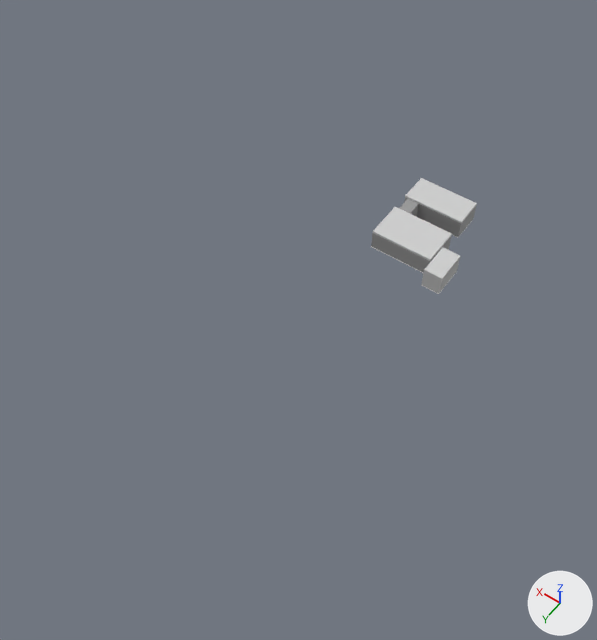
One commit to the Blender file Assets/Axtras/Models/Env/Level1.blend: the scene before it, then after it.
Before and after are seen from a camera (50 mm lens) standing at (-72.0, 163.0, 188.0) and looking at (19.0, 35.0, -12.0). Arrows for +X, +Y and +Z are at lower right; the lights stay in place.

The scene before the commit, as lines of its bpy script (objects in view):
```python
ob_l_000 = bpy.data.objects.new('L.000', me_plane_002)
ob_l_000.location = (0.0, 0.0, 0.0)
ob_l_001 = bpy.data.objects.new('L.001', me_plane_006)
ob_l_001.location = (0.0, 0.0, 0.0)
ob_l_002 = bpy.data.objects.new('L.002', me_plane_007)
ob_l_002.location = (0.0, 0.0, 0.0)
ob_l_003 = bpy.data.objects.new('L.003', me_plane_008)
ob_l_003.location = (0.0, 0.0, 0.0)
ob_l_004 = bpy.data.objects.new('L.004', me_plane_009)
ob_l_004.location = (0.0, 0.0, 0.0)
ob_l_005 = bpy.data.objects.new('L.005', me_plane_010)
ob_l_005.location = (0.0, 0.0, 0.0)
ob_l_011 = bpy.data.objects.new('L.011', me_plane_001)
ob_l_011.location = (0.0, 0.0, 0.0)
ob_l_013 = bpy.data.objects.new('L.013', me_plane_004)
ob_l_013.location = (0.0, 0.0, 0.0)
```
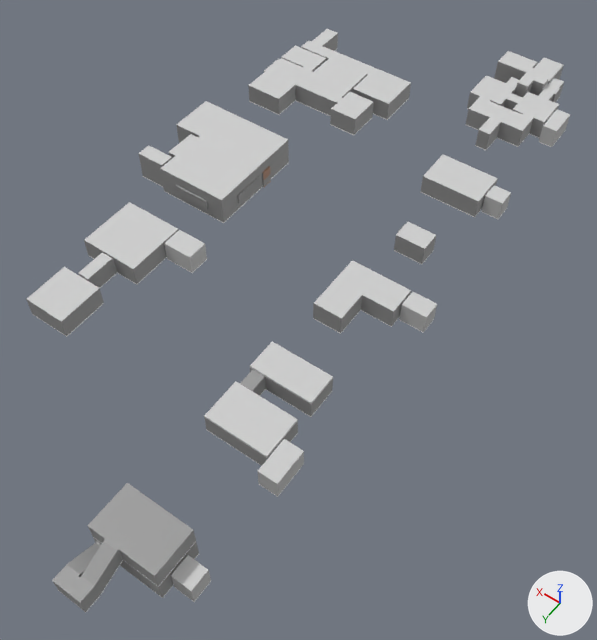
Pixel boxes [x1, y1, x2, y2] of what changed, in the pictures (597 x 640 px):
'L.003', moved
    before: [371, 178, 477, 294]
    after: [204, 341, 333, 497]
'L.011', shown
    after: [138, 101, 289, 223]
'L.005', shown
    after: [52, 483, 211, 612]
'L.012', shown
    after: [26, 202, 207, 337]
'L.013', shown
    after: [248, 29, 411, 135]
'L.004', shown
    after: [466, 51, 570, 150]
'L.001', shown
    after: [313, 260, 437, 334]
'L.002', shown
    after: [421, 154, 511, 219]
'L.000', shown
    after: [394, 222, 436, 264]

Patch to the scene script:
```diff
--- a/Assets/Axtras/Models/Env/Level1.blend.py
+++ b/Assets/Axtras/Models/Env/Level1.blend.py
@@ me_plane_004 @@
 me_plane_004.from_pydata(...)  # 174 vertices, 147 faces; spans x -41.0..6.1, y -4.1..41.4, z 0.0..7.0
 # used by ob_l_013; location = (0.0, 0.0, 0.0)
+# me_plane_004 part 1: the whole mesh is moved by (10.8, -21.3, 0.0)
 me_plane_004.materials.append(mat_floor_1)
@@ ob_l_000 @@
 ob_l_000.location = (0.0, 0.0, 0.0)
-ob_l_000.hide_set(True)  # its collection is switched off
@@ ob_l_001 @@
 ob_l_001 = bpy.data.objects.new('L.001', me_plane_006)
-ob_l_001.location = (0.0, 0.0, 0.0)
-ob_l_001.hide_set(True)  # its collection is switched off
+ob_l_001.location = (0.0, 30.0, 0.0)
@@ ob_l_002 @@
 ob_l_002 = bpy.data.objects.new('L.002', me_plane_007)
-ob_l_002.location = (0.0, 0.0, 0.0)
-ob_l_002.hide_set(True)  # its collection is switched off
+ob_l_002.location = (0.0, -30.0, 0.0)
@@ ob_l_003 @@
 ob_l_003 = bpy.data.objects.new('L.003', me_plane_008)
-ob_l_003.location = (0.0, 0.0, 0.0)
+ob_l_003.location = (0.0, 80.0, 0.0)
@@ ob_l_004 @@
 ob_l_004 = bpy.data.objects.new('L.004', me_plane_009)
-ob_l_004.location = (0.0, 0.0, 0.0)
-ob_l_004.hide_set(True)  # its collection is switched off
+ob_l_004.location = (0.0, -80.0, 0.0)
@@ ob_l_005 @@
 ob_l_005 = bpy.data.objects.new('L.005', me_plane_010)
-ob_l_005.location = (0.0, 0.0, 0.0)
-ob_l_005.hide_set(True)  # its collection is switched off
+ob_l_005.location = (0.0, 120.0, 0.0)
@@ ob_l_011 @@
 ob_l_011 = bpy.data.objects.new('L.011', me_plane_001)
-ob_l_011.location = (0.0, 0.0, 0.0)
-ob_l_011.hide_set(True)  # its collection is switched off
+ob_l_011.location = (70.0, 0.0, 0.0)
@@ ob_l_012 @@
 ob_l_012 = bpy.data.objects.new('L.012', me_plane_005)
-ob_l_012.location = (0.0, 0.0, 0.0)
-ob_l_012.hide_set(True)  # its collection is switched off
+ob_l_012.location = (70.0, 50.0, 0.0)
@@ ob_l_013 @@
 ob_l_013 = bpy.data.objects.new('L.013', me_plane_004)
-ob_l_013.location = (0.0, 0.0, 0.0)
-ob_l_013.hide_set(True)  # its collection is switched off
+ob_l_013.location = (70.0, -48.7, 0.0)
```
